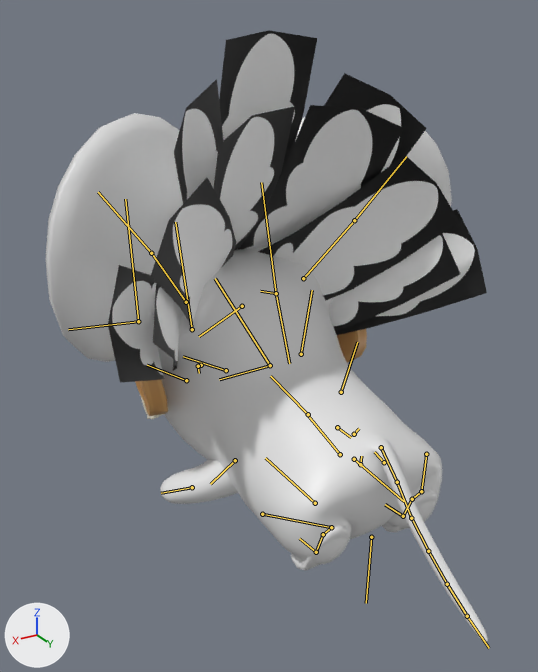
Two versions of the FBX model Assets/Art/_Characters/Player/SK_Player.fbx, one commit apart.
One viewpoint serves both versions: a camera (50 mm lens) standing at (3.71, 5.26, 4.64) and looking at (0.27, -0.47, 1.77). Arrows for +X, +Y and +Z are at lower left; the lights stay in place. The older version comes first. Both versions are drawn at frame 1 of the action 'Mouse|Drag_Player'; the numbers are the values there. The bones that change, and the others that lie on the model, are drawn over the model as lines.

Objects in the first picture: 'Mask_Mesh', 'Mouse_Mesh'.
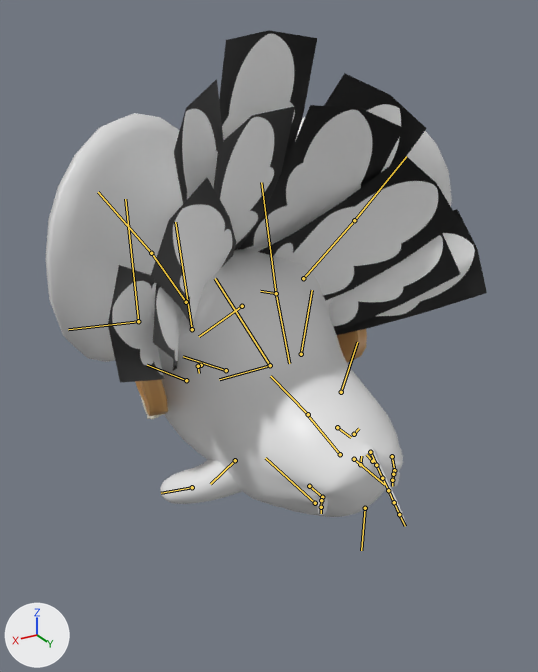
What differs and where, as boxes [x1, y1, x2, y2] in the pictures (538 x 672 px):
'Mouse_Mesh', posed (8% narrower, 22% shorter): before [46, 113, 488, 642]; after [46, 113, 452, 524]
bone 'DEF_Belly', root to tip: before (371, 537) to (366, 603); after (365, 508) to (361, 550)
bone 'DEF_Pelvis', root to tip: before (354, 459) to (404, 501); after (354, 459) to (384, 484)
bone 'DEF_Tail_001', root to tip: before (381, 447) to (397, 482); after (370, 452) to (376, 465)
bone 'DEF_Tail_002', root to tip: before (397, 482) to (411, 518); after (376, 465) to (382, 478)
bone 'DEF_Tail_003', root to tip: before (411, 518) to (428, 551); after (382, 478) to (388, 490)
bone 'DEF_Tail_004', root to tip: before (428, 551) to (447, 584); after (388, 490) to (394, 502)
bone 'DEF_Thigh_R', root to tip: before (426, 454) to (421, 491); after (392, 456) to (394, 470)
bone 'DEF_Feet_001_R', root to tip: before (421, 491) to (412, 499); after (394, 470) to (393, 474)
bone 'DEF_Toes_R', root to tip: before (403, 516) to (385, 504); after (392, 480) to (392, 486)
bone 'DEF_Thigh_L', root to tip: before (262, 514) to (331, 527); after (309, 486) to (322, 497)
bone 'DEF_Feet_001_L', root to tip: before (331, 527) to (323, 534); after (322, 497) to (321, 500)
bone 'DEF_Toes_L', root to tip: before (316, 552) to (299, 538); after (321, 507) to (321, 513)

The edits, one by one:
Bone 'DEF_Belly' (bone_def_belly) moves from (0.0, -1.03, -0.01) to (0.0, -0.93, -0.27).
Bone 'DEF_Belly' (bone_def_belly) is rescaled from (0.8, 0.8, 0.8) to (0.5, 0.5, 0.5).
Bone 'DEF_Pelvis' (bone_def_pelvis) is rescaled from (0.8, 0.8, 0.8) to (0.5, 0.5, 0.5).
Bone 'DEF_Tail_001' (bone_def_tail_001) is rescaled from (0.59, 0.59, 0.59) to (0.37, 0.37, 0.37).
Bone 'DEF_Tail_002' (bone_def_tail_002) turns from (-5, 0, 0) to (0, 0, 0) degrees about its own x, y and z.
Bone 'DEF_Tail_003' (bone_def_tail_003) turns from (9, 0, 0) to (0, 0, 0) degrees about its own x, y and z.
Bone 'DEF_Tail_004' (bone_def_tail_004) turns from (5, 0, 0) to (0, 0, 0) degrees about its own x, y and z.
Bone 'DEF_Thigh_R' (bone_def_thigh_r) moves from (-0.22, -0.07, -0.08) to (0.0, 0.0, 0.0).
Bone 'DEF_Thigh_R' (bone_def_thigh_r) turns from (19, 4, -23) to (0, 0, 0) degrees about its own x, y and z.
Bone 'DEF_Thigh_R' (bone_def_thigh_r) is rescaled from (1.25, 1.25, 1.25) to (0.5, 0.5, 0.5).
Bone 'DEF_Feet_001_R' (bone_def_feet_001_r) moves from (0.08, 0.04, 0.18) to (0.0, 0.0, 0.0).
Bone 'DEF_Feet_001_R' (bone_def_feet_001_r) turns from (-37, -20, 15) to (0, 0, 0) degrees about its own x, y and z.
Bone 'DEF_Toes_R' (bone_def_toes_r) turns from (-70, 0, 0) to (0, 0, 0) degrees about its own x, y and z.
Bone 'DEF_Thigh_L' (bone_def_thigh_l) moves from (0.22, -0.07, -0.08) to (0.0, 0.0, 0.0).
Bone 'DEF_Thigh_L' (bone_def_thigh_l) turns from (19, -4, 23) to (0, 0, 0) degrees about its own x, y and z.
Bone 'DEF_Thigh_L' (bone_def_thigh_l) is rescaled from (1.25, 1.25, 1.25) to (0.5, 0.5, 0.5).
Bone 'DEF_Feet_001_L' (bone_def_feet_001_l) moves from (-0.08, 0.04, 0.18) to (0.0, 0.0, 0.0).
Bone 'DEF_Feet_001_L' (bone_def_feet_001_l) turns from (-37, 20, -15) to (0, 0, 0) degrees about its own x, y and z.
Bone 'DEF_Toes_L' (bone_def_toes_l) turns from (-70, 0, 0) to (0, 0, 0) degrees about its own x, y and z.
